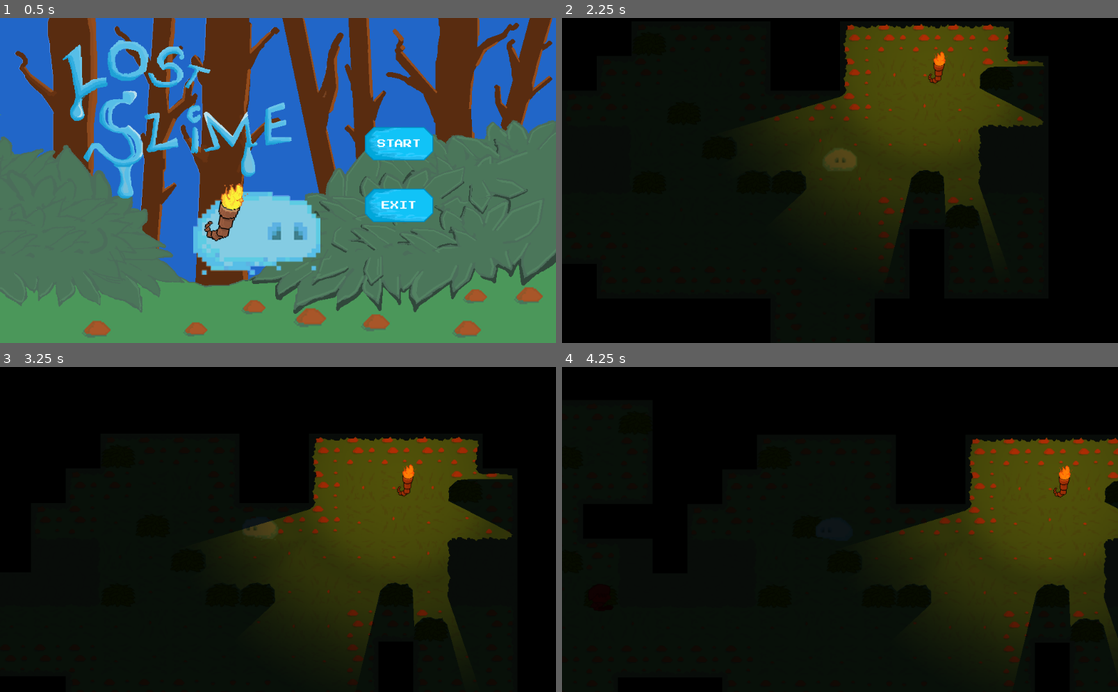
Above: before the commit, frames 1-4 (two rows, left to right).
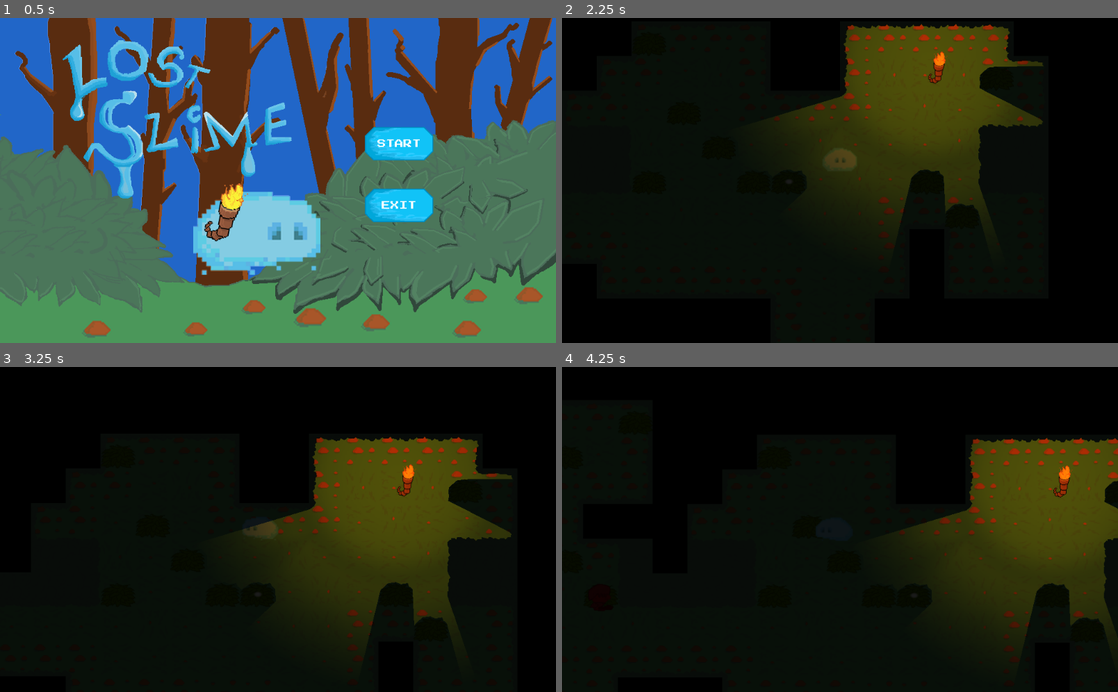
Above: after the commit, the same moments.

Repository: artis-krams/ggj21-lost-slime
Game: Godot game, scene res://MainMenu.tscn
Two runs of this game, one before a commit and one after it. Both use one fixed random seed, a clock stepped at 60 frames per second and the inputs below. Sound files missing from this copy of the repository are replaced by a short silence.
Inputs:
- Up to frame 1 (0.5 s): no input
- Up to frame 2 (2.25 s): click "START" at 0.5 s; tap Enter at 1.25 s; hold W (up) from 1.28 s (still down)
- Up to frame 3 (3.25 s): release W (up) at 2.78 s; hold A (left) from 2.78 s (still down)
- Up to frame 4 (4.25 s): keep holding A (left)

Frame 1 is identical in both runs. In frame 2, less than 0.1% of the frame differs, in the area x 40-87%, y 1-60%; in frame 3, less than 0.1%; in frame 4, less than 0.1%.

Commit message:
Add torch sound, fix light animation

Diff:
--- a/FirstLevel.tscn
+++ b/FirstLevel.tscn
@@ -1,17 +1,18 @@
-[gd_scene load_steps=8 format=2]
+[gd_scene load_steps=9 format=2]
 
 [ext_resource path="res://GroundTileset.tres" type="TileSet" id=1]
+[ext_resource path="res://spot.png" type="Texture" id=2]
 [ext_resource path="res://art/Tile set/Bush.png" type="Texture" id=14]
 [ext_resource path="res://sound/mixkit-forest-ambience-with-croaking-frogs-1241.wav" type="AudioStream" id=15]
 [ext_resource path="res://caster.png" type="Texture" id=16]
 
-[sub_resource type="OccluderPolygon2D" id=49]
+[sub_resource type="OccluderPolygon2D" id=1]
 polygon = PoolVector2Array( 3.34663, 35.2271, 10.749, 28.3856, 17.8148, 22.3291, 32.1709, 20.3103, 41.0313, 24.1236, 54 …(226 unchanged characters)…
 
-[sub_resource type="ConvexPolygonShape2D" id=50]
+[sub_resource type="ConvexPolygonShape2D" id=2]
 points = PoolVector2Array( 2.59743, 36.0291, 17.4559, 22.9471, 31.3454, 20.04, 40.3897, 24.4007, 53.7947, 21.8166, 63.485, 32.799, 63.808, 56.3788, 56.8633, 63.485, 10.6727, 63.808, 1.4669, 59.1244 )
 
-[sub_resource type="TileSet" id=51]
+[sub_resource type="TileSet" id=3]
 0/name = "Bush.png 0"
 0/texture = ExtResource( 14 )
 0/tex_offset = Vector2( 0, 0 )
@@ -72,3 +73,8 @@
 
 [node name="RoutePoint4" type="Position2D" parent="RoutePoints"]
 position = Vector2( -351.3, 670.949 )
+
+[node name="spot" type="Sprite" parent="."]
+position = Vector2( -93.604, -151.47 )
+scale = Vector2( 0.21573, 0.145497 )
+texture = ExtResource( 2 )
--- a/Torch.gd
+++ b/Torch.gd
@@ -9,6 +9,8 @@
 # Called when the node enters the scene tree for the first time.
 func _ready():
 	$AnimationPlayer.play('torch')
+	$LightAnim.play("Light")
+	$AudioStreamPlayer2D.play()
 
 func play_anim(anim):
 	$AnimationPlayer.play(anim)
--- a/Torch.tscn
+++ b/Torch.tscn
@@ -8,6 +8,7 @@
 [ext_resource path="res://art/Torch/torch06.png" type="Texture" id=6]
 [ext_resource path="res://art/Torch/torch01.png" type="Texture" id=7]
 [ext_resource path="res://Torch.gd" type="Script" id=8]
+[ext_resource path="res://sound/torch_fire.ogg" type="AudioStream" id=9]
 
 [sub_resource type="RectangleShape2D" id=1]
 extents = Vector2( 12.4053, 9.61076 )
@@ -26,18 +27,6 @@
 "transitions": PoolRealArray( 1, 1, 1, 1, 1, 1 ),
 "update": 0,
 "values": [ ExtResource( 7 ), ExtResource( 3 ), ExtResource( 5 ), ExtResource( 2 ), ExtResource( 4 ), ExtResource( 6 ) ]
-}
-tracks/1/type = "value"
-tracks/1/path = NodePath("Light2D:texture_scale")
-tracks/1/interp = 1
-tracks/1/loop_wrap = true
-tracks/1/imported = false
-tracks/1/enabled = true
-tracks/1/keys = {
-"times": PoolRealArray( 0, 0.5 ),
-"transitions": PoolRealArray( 1, 1 ),
-"update": 0,
-"values": [ 1.0, 0.8 ]
 }
 
 [sub_resource type="Animation" id=3]
@@ -79,18 +68,6 @@
 "update": 0,
 "values": [ Vector2( -1, 1 ) ]
 }
-tracks/3/type = "value"
-tracks/3/path = NodePath("Light2D:texture_scale")
-tracks/3/interp = 1
-tracks/3/loop_wrap = true
-tracks/3/imported = false
-tracks/3/enabled = true
-tracks/3/keys = {
-"times": PoolRealArray( 0, 0.5 ),
-"transitions": PoolRealArray( 1, 1 ),
-"update": 0,
-"values": [ 1.0, 0.8 ]
-}
 
 [sub_resource type="Animation" id=4]
 resource_name = "torch_r"
@@ -131,17 +108,21 @@
 "update": 0,
 "values": [ Vector2( 1, 1 ) ]
 }
-tracks/3/type = "value"
-tracks/3/path = NodePath("Light2D:texture_scale")
-tracks/3/interp = 1
-tracks/3/loop_wrap = true
-tracks/3/imported = false
-tracks/3/enabled = true
-tracks/3/keys = {
+
+[sub_resource type="Animation" id=5]
+resource_name = "Light"
+loop = true
+tracks/0/type = "value"
+tracks/0/path = NodePath("Light2D:texture_scale")
+tracks/0/interp = 1
+tracks/0/loop_wrap = true
+tracks/0/imported = false
+tracks/0/enabled = true
+tracks/0/keys = {
 "times": PoolRealArray( 0, 0.5 ),
 "transitions": PoolRealArray( 1, 1 ),
 "update": 0,
-"values": [ 1.0, 0.8 ]
+"values": [ 1.0, 0.7 ]
 }
 
 [node name="Torch" type="Area2D"]
@@ -164,4 +145,10 @@
 anims/torch = SubResource( 2 )
 anims/torch_l = SubResource( 3 )
 anims/torch_r = SubResource( 4 )
+
+[node name="LightAnim" type="AnimationPlayer" parent="."]
+anims/Light = SubResource( 5 )
+
+[node name="AudioStreamPlayer2D" type="AudioStreamPlayer2D" parent="."]
+stream = ExtResource( 9 )
 [connection signal="body_entered" from="." to="." method="_on_Torch_body_entered"]
Not shown: 2 places in FirstLevel.tscn that only renumber resources
Not shown: 1 places in Torch.tscn that only renumber resources
